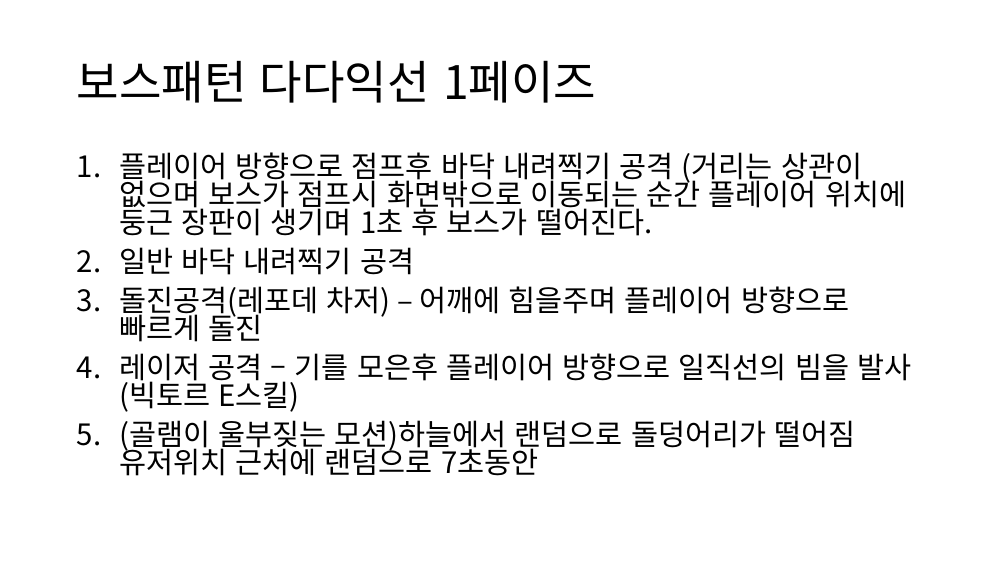
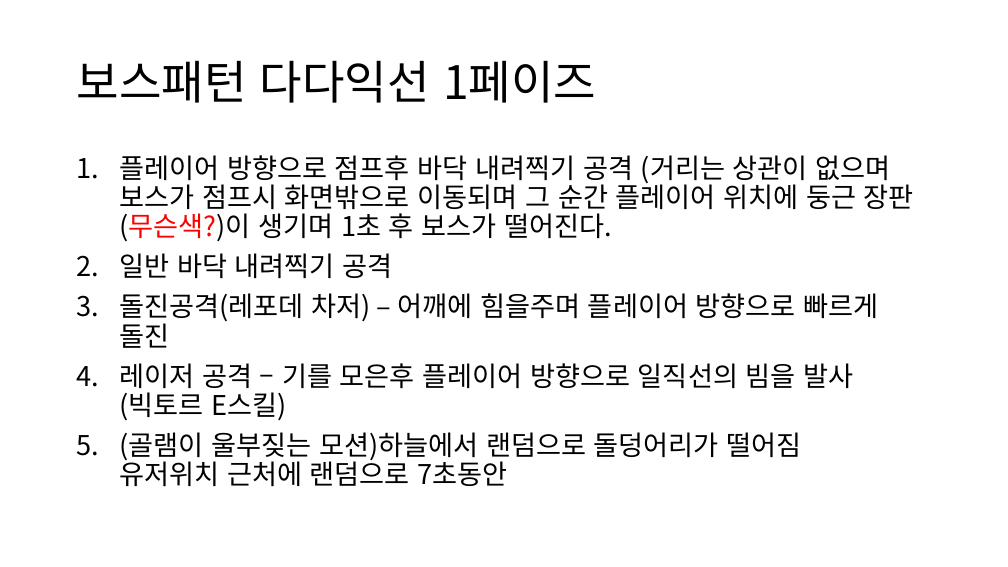
Before and after one commit to ryan1508/-, a slide deck: slide 2 of 기획서/2022-09-15 회의기록.pptx. Drawn at 1008x567 pixels with LibreOffice and Linux fonts; fonts in the diff are those of the drawing. Boxes give left, top, right and bottom in pixels: in the first picture for what was removed or moved away, otherwise in the second. Text is boxed around its words. In the diff, an @@ line names an element or a change of style, - is before the commit and + after.

```diff
--- a/기획서/2022-09-15 회의기록.pptx
+++ b/기획서/2022-09-15 회의기록.pptx
@@ text at (x1=119, y1=155, x2=914, y2=242): text changed; size 28 to 25.9 pt @@
-1. 플레이어 방향으로 점프후 바닥 내려찍기 공격 (거리는 상관이 없으며 보스가 점프시 화면밖으로 이동되는 순간 플레이어 위치에 둥근 장판이 생기며 1초 후 보스가 떨어진다.
+1. 플레이어 방향으로 점프후 바닥 내려찍기 공격 (거리는 상관이 없으며 보스가 점프시 화면밖으로 이동되며 그 순간 플레이어 위치에 둥근 장판(무슨색?)이 생기며 1초 후 보스가 떨어진다.
@@ text at (x1=119, y1=253, x2=878, y2=486): size 28 to 25.9 pt in "일반 바닥 내려찍기 공격", "돌진공격(레포데 차저) – 어깨에 힘을주며 플레이어 방향으로 ...", "레이저 공격 – 기를 모은후 플레이어 방향으로 ...", "(골램이 울부짖는 모션)하늘에서 랜덤으로 돌덩어리가 떨어짐 유저위치 ..."; line spacing 0.8 to 0.9 @@
```
Also in this commit, not shown: 1 other file.
